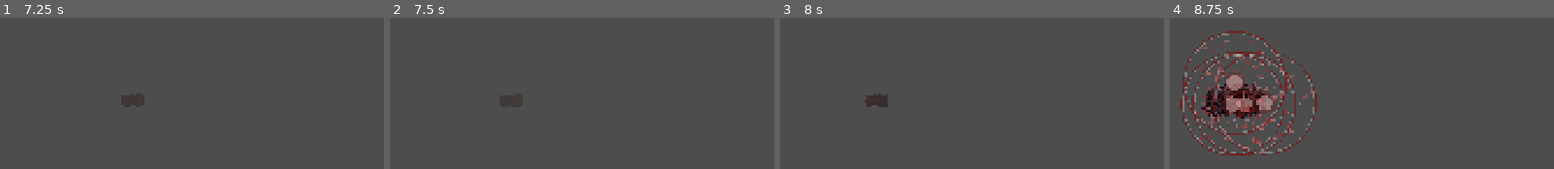
Above: before the commit, frames 1-4 (left to right).
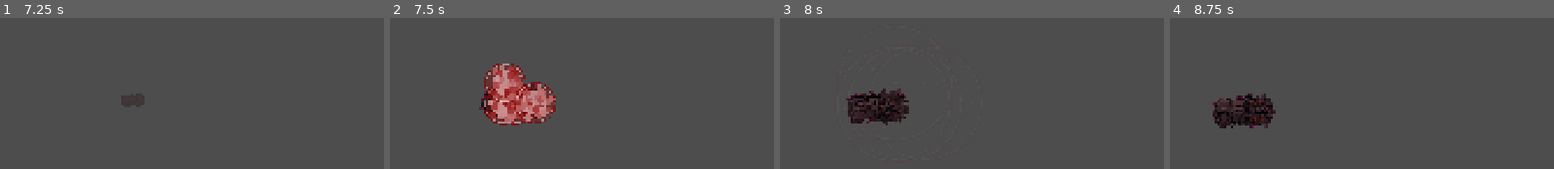
Above: after the commit, the same moments.

Repository: b6-stack/rtype-game
Game: Godot game, scene res://scenes/bosses/BossBase.tscn
Two runs of this game, one before a commit and one after it. Both use one fixed random seed, a clock stepped at 60 frames per second and the inputs below. This scene is started directly instead of the project's main scene.
Inputs (mouse positions are in pixels of both pictures, inside the frame that each line leads up to):
- Up to frame 1 (7.25 s): tap Enter at 0.5, 2, 4.25 s; move the mouse to (165, 78) at 0.52 s; hold D (move_right) 0.53-1.25 s; hold Space (fire) 0.53-1.25 s; tap Z (charge) every 1.5 s from 0.6 to 6.6 s; click (165, 78) at 0.67 s; drag from (outside the picture) to (outside the picture) at 1.27 s; move the mouse to (outside the picture) at 2.02 s; hold D (move_right) 2.03-2.75 s; hold Space (fire) 2.03-2.75 s; drag from (outside the picture) to (outside the picture) at 2.77 s; move the mouse to (230, 165) at 3.52 s; hold A (move_left) 3.53-4.25 s; hold Space (fire) 3.53-4.25 s; drag from (outside the picture) to (276, 99) at 4.27 s; move the mouse to (34, 99) at 5.02 s; hold S (move_down) 5.03-5.75 s; hold Space (fire) 5.03-5.75 s; click (34, 99) at 5.17 s; drag from (outside the picture) to (outside the picture) at 5.77 s; move the mouse to (165, 78) at 6.52 s; hold W (move_up) from 6.53 s (still down); hold Space (fire) from 6.53 s (still down)
- Up to frame 2 (7.5 s): release W (move_up) at 7.25 s; release Space (fire) at 7.25 s; drag from (outside the picture) to (524, 99) at 7.27 s
- Up to frame 3 (8 s): no input
- Up to frame 4 (8.75 s): move the mouse to (outside the picture) at 8.02 s; hold S (move_down) from 8.03 s (still down); hold Space (fire) from 8.03 s (still down); tap Z (charge) at 8.1 s

Frame 1 is identical in both runs. In frame 2, 5.8% of the frame differs, in the area x 23-44%, y 30-72%; in frame 3, 2.7%; in frame 4, 9.8%, in the area x 2-39%, y 8-92%.

Commit message:
Faster/tighter Vulcan charge, soften Omega, tighter boss movement band
- Vulcan charge_time cut further (1.4 -> 1.0), and charge-tier spread
  angles tightened significantly (24/38/55 -> 14/22/32 degrees) so a
  charged shot reads as a focused burst instead of a wide fan.

- Omega (level 8) combined near-max-density versions of every other
  boss's mechanics at once. Toned down the worst offenders: laser
  sweep bullet interval 0.03s -> 0.05s (was ~100 bullets/sec across
  the 3 sweep lines), charge dash speed 1200 -> 950, and reduced
  radial counts/upped intervals slightly in phases 2 and 3.

- Boss default movement band narrowed from 45%-75% to 58%-75% of
  screen width (and re-centered/scaled to match), giving the player a
  bigger guaranteed safe zone on the left. Deliberate excursions
  outside the band — Behemoth's ram, Omega's charge dash — still work
  exactly as designed since they set their own velocity.x afterward,
  overriding this default.

v2.8.2

Co-Authored-By: Claude Sonnet 5 <noreply@anthropic.com>

Diff:
--- a/autoloads/GameState.gd
+++ b/autoloads/GameState.gd
@@ -8,7 +8,7 @@
 
 ## Bump this alongside export_presets.cfg's version/name on every release
 ## so the main menu version label reflects what's actually installed.
-const APP_VERSION := "2.8.1"
+const APP_VERSION := "2.8.2"
 
 signal score_changed(new_score: int)
 signal lives_changed(new_lives: int)
--- a/resources/weapons/weapon_vulcan.tres
+++ b/resources/weapons/weapon_vulcan.tres
@@ -10,5 +10,5 @@
 fire_rate = 5.0
 bullet_speed = 750.0
 damage = 5
-charge_time = 1.4
+charge_time = 1.0
 description = "Rapid-fire vulcan cannon."
--- a/scenes/bosses/BossBase.gd
+++ b/scenes/bosses/BossBase.gd
@@ -57,10 +57,10 @@
 	_resting_modulate = boss_color.lightened(0.45)
 	# Start fully offscreen to the right, whatever the actual screen width is.
 	_entry_start_x = get_viewport_rect().size.x + 250.0
-	# Resting arena position — centered in the 45%-75% horizontal band (see
+	# Resting arena position — centered in the 58%-75% horizontal band (see
 	# the default drift in _physics_process) rather than a fixed pixel value,
 	# so it stays correct across different screen widths.
-	_arena_x = get_viewport_rect().size.x * 0.60
+	_arena_x = get_viewport_rect().size.x * 0.665
 	global_position.x = _entry_start_x
 	global_position.y = 540.0
 	add_to_group("bosses")
@@ -86,14 +86,18 @@
 		_do_entry(delta)
 		return
 
-	# Default gentle drift within the center 45%-75% of the screen width —
-	# most bosses have their own patrol/state movement that sets velocity
-	# every frame in _phase_attack() below and simply overrides this, but a
-	# few (Abyss Gate, Dread Star, Omega's final phase, Hyperion's
-	# horizontal axis) never touched velocity at all and just sat at one
-	# spot for the whole fight. This gives those a sensible default instead.
+	# Default gentle drift within the tighter 58%-75% band of the screen
+	# width — kept closer to the right side to leave the player more of a
+	# safe zone on the left. Most bosses have their own patrol/state
+	# movement that sets velocity every frame in _phase_attack() below and
+	# simply overrides this, but a few (Abyss Gate, Dread Star, Omega's
+	# final phase, Hyperion's horizontal axis) never touched velocity at
+	# all and just sat at one spot for the whole fight — this gives those
+	# a sensible default instead. Deliberate excursions outside this band
+	# (Behemoth's ram, Omega's charge dash) still work as designed since
+	# they set velocity.x themselves afterward, overriding this default.
 	var screen_w: float = get_viewport_rect().size.x
-	velocity.x = cos(_time * 0.5) * (screen_w * 0.12)
+	velocity.x = cos(_time * 0.5) * (screen_w * 0.085)
 	velocity.y = sin(_time * 0.35) * 70.0
 
 	_phase_attack(delta)
--- a/scenes/bosses/BossOmega.gd
+++ b/scenes/bosses/BossOmega.gd
@@ -22,7 +22,7 @@
 var _sweep_timer: float = 0.0
 var _sweep_bullet_accum: float = 0.0
 const SWEEP_DURATION: float = 1.8
-const SWEEP_BULLET_INTERVAL: float = 0.03
+const SWEEP_BULLET_INTERVAL: float = 0.05
 
 # ── Phase 2 – Charge + Grunts ─────────────────────────────────────────────────
 enum ChargeState { IDLE, CHARGING, RECOVERING }
@@ -129,7 +129,7 @@
 				_charge_state = ChargeState.CHARGING
 				_charge_state_timer = 0.0
 		ChargeState.CHARGING:
-			velocity.x = -1200.0
+			velocity.x = -950.0
 			velocity.y = 0.0
 			if _charge_state_timer >= 0.7:
 				_charge_state = ChargeState.RECOVERING
@@ -148,9 +148,9 @@
 
 	# Also fire radial during charge phase
 	_radial_timer += delta
-	if _radial_timer >= 2.0:
+	if _radial_timer >= 2.4:
 		_radial_timer = 0.0
-		_fire_radial(8, 500.0, 18, Color(1.0, 0.4, 0.1, 1.0), _time * 20.0)
+		_fire_radial(6, 500.0, 18, Color(1.0, 0.4, 0.1, 1.0), _time * 20.0)
 
 
 # ── Phase 3: All-Out ──────────────────────────────────────────────────────────
@@ -162,11 +162,11 @@
 	_claw_top.rotation_degrees = _claw_angle
 	_claw_bottom.rotation_degrees = -_claw_angle
 
-	# Rapid radial 12-shot
+	# Rapid radial shot
 	_radial_timer += delta
-	if _radial_timer >= 1.0:
+	if _radial_timer >= 1.2:
 		_radial_timer = 0.0
-		_fire_radial(12, 560.0, 20, Color(1.0, 0.2, 0.2, 1.0), _time * 30.0)
+		_fire_radial(10, 560.0, 20, Color(1.0, 0.2, 0.2, 1.0), _time * 30.0)
 
 	# Teleport every 3.5s
 	_teleport_timer += delta
--- a/scenes/player/weapons/WeaponVulcan.gd
+++ b/scenes/player/weapons/WeaponVulcan.gd
@@ -15,7 +15,7 @@
 
 func _do_charge_fire(spawn_pos: Vector2, charge_level: float) -> void:
 	var count: int = 3 if charge_level < 0.6 else (5 if charge_level < 1.0 else 7)
-	var spread_angle: float = 24.0 if charge_level < 0.6 else (38.0 if charge_level < 1.0 else 55.0)
+	var spread_angle: float = 14.0 if charge_level < 0.6 else (22.0 if charge_level < 1.0 else 32.0)
 	var base_charge_damage: float = damage * lerpf(1.5, 2.6, charge_level)
 	var charge_damage: int = max(1, int(base_charge_damage * get_charge_tier_multiplier(charge_level) * get_charge_damage_scale()))
 	var bullet_size: float = lerpf(1.1, 1.85, charge_level)
Not shown, changed: export_presets.cfg
